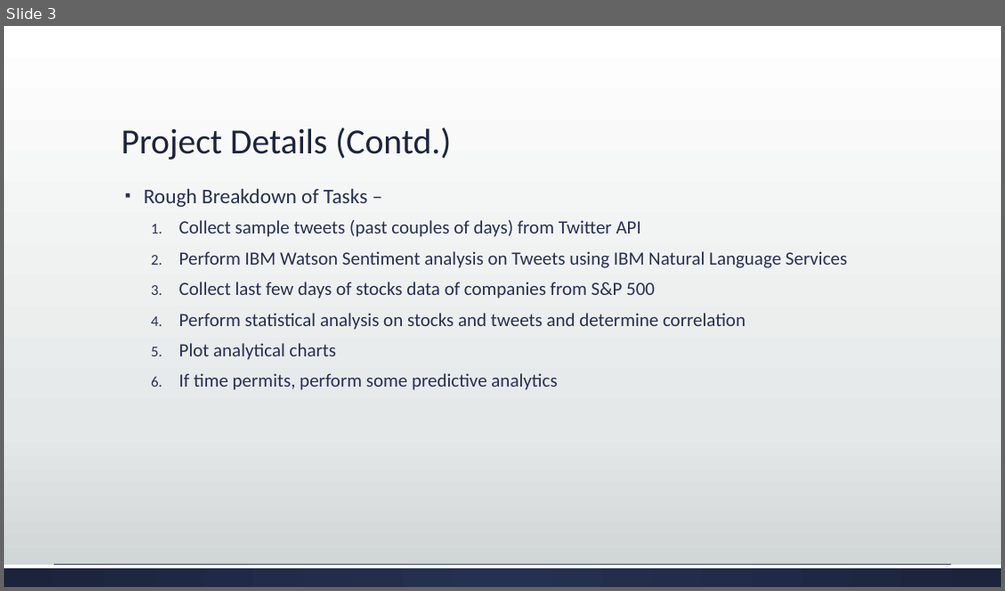
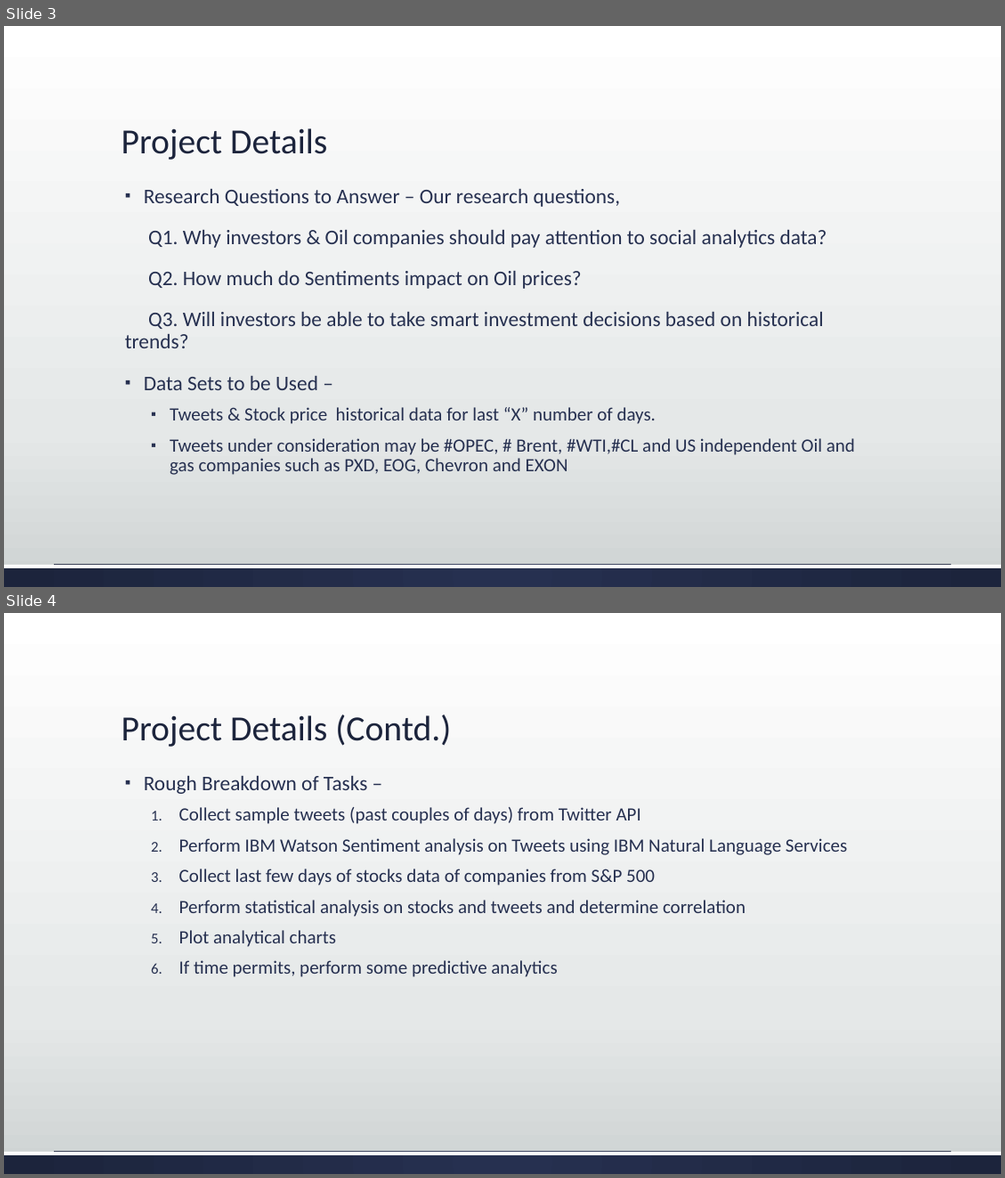
Before and after one commit to manupem231/GAMER, a slide deck: Sentiment Analysis on Oil.pptx. Shown one above the other, each under a label of ours: slide 3 before the commit, slides 3 and 4 after it. The pictures are 1005x591 and 1005x1178 pixels, drawn with LibreOffice and Linux fonts; fonts in the diff are those of the drawing. Boxes give left, top, right and bottom in pixels: in the first picture for what was removed or moved away, otherwise in the second. Text is boxed around its words. In the diff, an @@ line names an element or a change of style, - is before the commit and + after.

```diff
--- a/Sentiment Analysis on Oil.pptx
+++ b/Sentiment Analysis on Oil.pptx
@@ slide 3 added at (4, 26, 1001, 587), background gradient #FFFFFF to #E5E8E8 to #CDD2D2; not listed: 2 template elements that a slide beside it also shows @@
@@ title added at (121, 128, 327, 160), 34 pt, text #1D243C @@
+Project Details
@@ text added at (125, 188, 855, 475), 20 pt, text #263050 @@
+▪ Research Questions to Answer – Our research questions,
+Q1. Why investors & Oil companies should pay attention to social analytics data?
+Q2. How much do Sentiments impact on Oil prices?
+Q3. Will investors be able to take smart investment decisions based on historical trends?
+▪ Data Sets to be Used –
+  ▪ Tweets & Stock price historical data for last “X” number of days.
+  ▪ Tweets under consideration may be #OPEC, # Brent, #WTI,#CL and US independent Oil and gas companies such as PXD, EOG, Chevron and EXON
@@ what was slide 3 is now slide 4 @@
```
Also in this commit, not shown: 1 slide changed.
